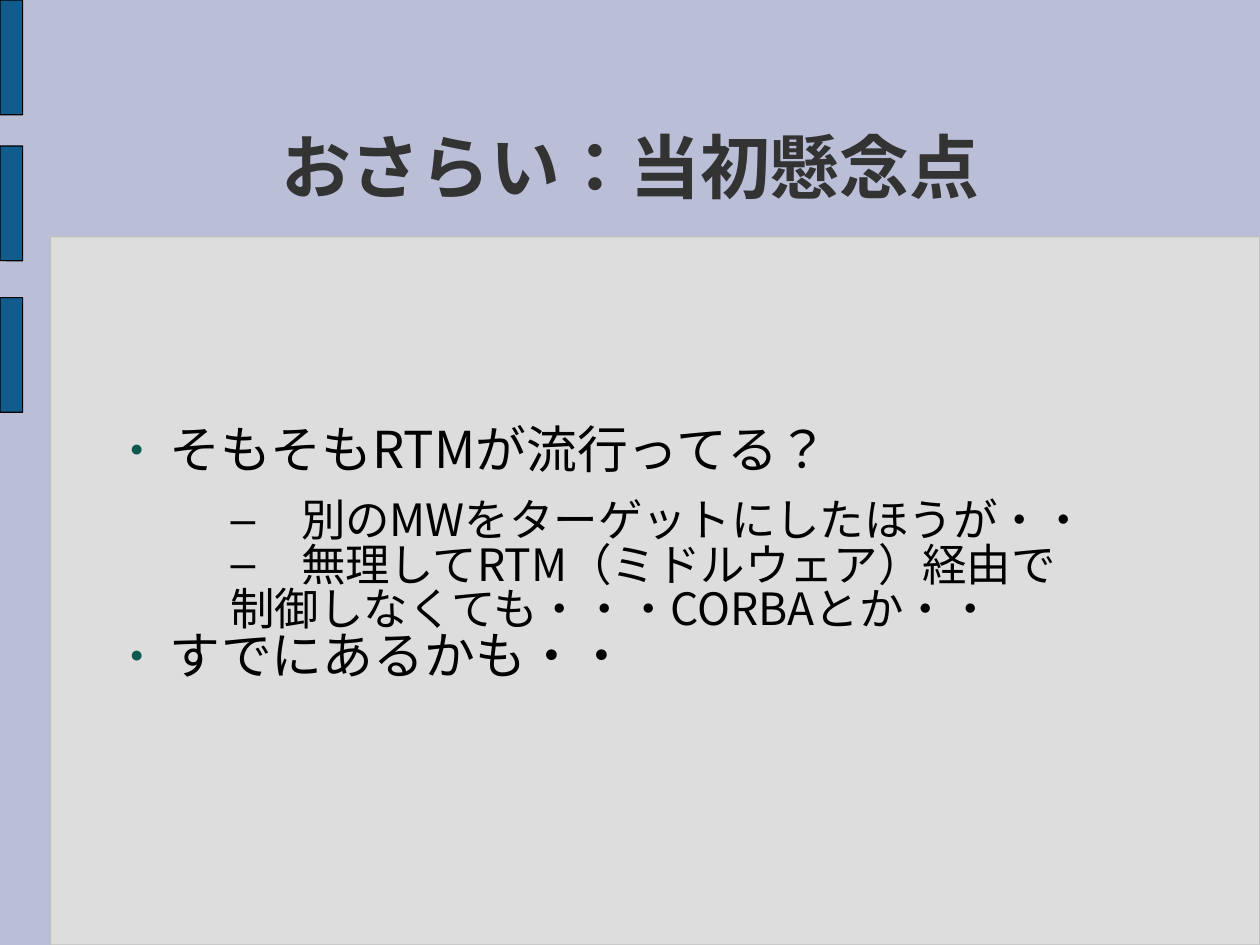
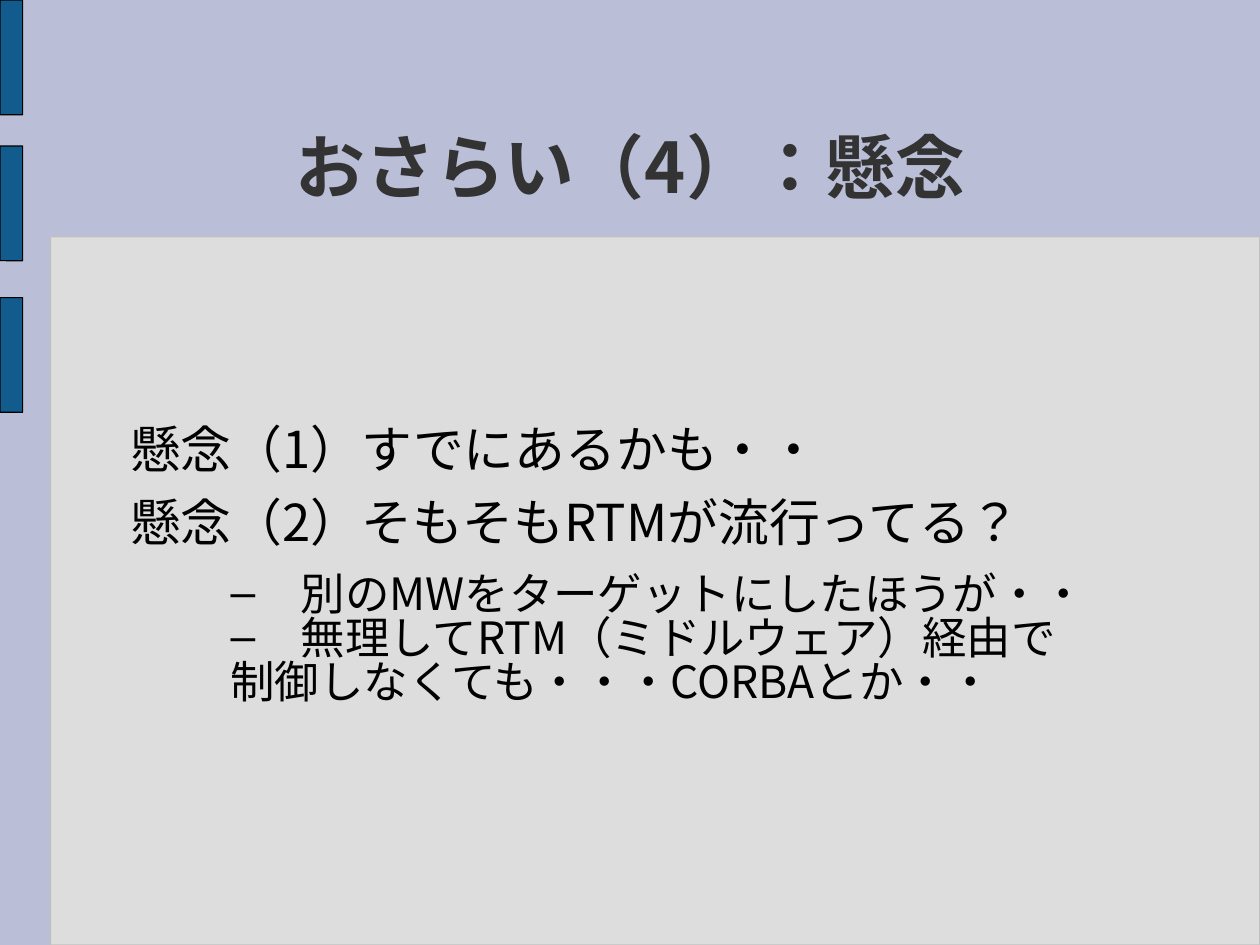
Before and after one commit to sec-d04/RTMWeb, a slide deck: slide 6 of Document/Presentation/RTMWeb_ResearchPresentation.ppt (slide 8 before the commit). Drawn at 1260x945 pixels with LibreOffice and Linux fonts; fonts in the diff are those of the drawing. Boxes give left, top, right and bottom in pixels: in the first picture for what was removed or moved away, otherwise in the second. Text is boxed around its words. In the diff, an @@ line names an element or a change of style, - is before the commit and + after.

Commit message:
成果発表資料全体大修正　一応完成版のつもり
・発表の流れをシンプルにし、それにあわせ全体を再構成した。
・「おさらい」のRTMの説明を削除した。
・今後を修正した。
・OpenHRIにあったRTM+WEBの説明を追加した。
・意見のまとまってない点を記載した。
・新提案を追加した。

```diff
--- a/Document/Presentation/RTMWeb_ResearchPresentation.ppt
+++ b/Document/Presentation/RTMWeb_ResearchPresentation.ppt
@@ title at box(295, 133, 965, 200): text changed @@
-おさらい：当初懸念点
+おさらい（4）：懸念
@@ text at box(130, 424, 1021, 546): text changed @@
-● そもそもRTMが流行ってる？
+懸念（1）すでにあるかも・・
+懸念（2）そもそもRTMが流行ってる？
@@ text at box(170, 623, 628, 677): paragraph removed @@
-● すでにあるかも・・
```
Also in this commit, not shown: 10 other slides changed, 6 slides added, 4 slides removed.
